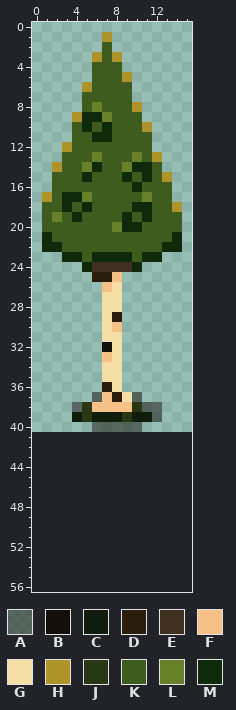
A pixel-art sprite gets an edit: Assets/Art/Sprites/Nature/Plants/Trees/tree_baby_birch.png. This is how it looked before the edit.
The file is 16x41 pixels. The old version is drawn lined up with the new one, on the new canvas.
Palette (. is transparent): A #150f0a7d  B #150f0a  C #111d0b  D #2a1d0d  E #403022  F #f5c187  G #f5dda6  H #ad932a  J #2a3715  K #3d5c1e  L #69802a  M #0f290b
The result:
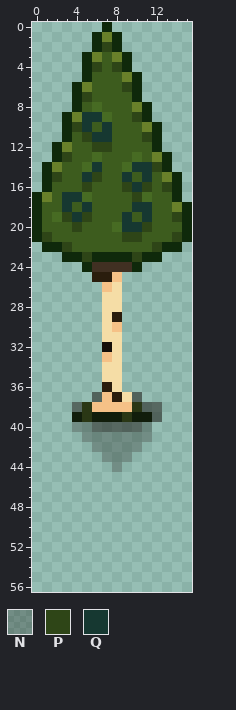
Colours new in this view: N #150f0a47  P #2e4517  Q #163831
Diff:
{"change": "canvas 16x41 -> 16x57"}
{"colour":"H","old":"#ad932a","new":"#69802a"}
{"colour":"L","old":"#69802a","new":"#476b23"}
{"y":0,"x":7,"old":".","new":"M"}
{"y":1,"x":6,"old":".","new":"M"}
{"y":1,"x":8,"old":".","new":"M"}
{"y":2,"x":6,"old":".K.","new":"MPM"}
{"y":3,"x":5,"old":".","new":"M"}
{"y":3,"x":9,"old":".","new":"M"}
{"y":4,"x":5,"old":".K","new":"MP"}
{"y":4,"x":8,"old":"K.","new":"PM"}
{"y":5,"x":5,"old":".","new":"M"}
{"y":5,"x":10,"old":".","new":"M"}
{"y":6,"x":4,"old":".","new":"M"}
{"y":6,"x":9,"old":"K.","new":"PM"}
{"y":7,"x":4,"old":".K","new":"MP"}
{"y":7,"x":10,"old":".","new":"M"}
{"y":8,"x":4,"old":".","new":"M"}
{"y":8,"x":11,"old":".","new":"M"}
{"y":9,"x":3,"old":".","new":"M"}
{"y":9,"x":5,"old":"MM","new":"QQ"}
{"y":9,"x":10,"old":"K.","new":"PM"}
{"y":10,"x":3,"old":".KM","new":"MPQ"}
{"y":10,"x":7,"old":"M","new":"Q"}
{"y":10,"x":12,"old":".","new":"M"}
{"y":11,"x":3,"old":".","new":"M"}
{"y":11,"x":5,"old":"KMM","new":"PQQ"}
{"y":11,"x":11,"old":"K.","new":"PM"}
{"y":12,"x":2,"old":".","new":"M"}
{"y":12,"x":6,"old":"KK","new":"PP"}
{"y":12,"x":12,"old":".","new":"M"}
{"y":13,"x":2,"old":".K","new":"MP"}
{"y":13,"x":13,"old":".","new":"M"}
{"y":14,"x":1,"old":".","new":"M"}
{"y":14,"x":6,"old":"M","new":"Q"}
{"y":14,"x":10,"old":"MMK.","new":"QQPM"}
{"y":15,"x":1,"old":".K","new":"MP"}
{"y":15,"x":5,"old":"MK","new":"QP"}
{"y":15,"x":9,"old":"M","new":"Q"}
{"y":15,"x":11,"old":"M","new":"Q"}
{"y":15,"x":14,"old":".","new":"M"}
{"y":16,"x":1,"old":".","new":"M"}
{"y":16,"x":5,"old":"K","new":"P"}
{"y":16,"x":9,"old":"KMK","new":"PQP"}
{"y":16,"x":13,"old":"K.","new":"PM"}
{"y":17,"x":0,"old":".","new":"M"}
{"y":17,"x":3,"old":"MM","new":"QQ"}
{"y":17,"x":10,"old":"K","new":"P"}
{"y":17,"x":14,"old":".","new":"M"}
{"y":18,"x":0,"old":".","new":"M"}
{"y":18,"x":3,"old":"M","new":"Q"}
{"y":18,"x":5,"old":"M","new":"Q"}
{"y":18,"x":10,"old":"MM","new":"QQ"}
{"y":18,"x":15,"old":".","new":"M"}
{"y":19,"x":0,"old":".","new":"M"}
{"y":19,"x":3,"old":"KMK","new":"PQP"}
{"y":19,"x":9,"old":"M","new":"Q"}
{"y":19,"x":11,"old":"M","new":"Q"}
{"y":19,"x":14,"old":"K.","new":"PM"}
{"y":20,"x":0,"old":".","new":"M"}
{"y":20,"x":4,"old":"K","new":"P"}
{"y":20,"x":9,"old":"MMK","new":"QQP"}
{"y":20,"x":15,"old":".","new":"M"}
{"y":21,"x":0,"old":".M","new":"MP"}
{"y":21,"x":9,"old":"KK","new":"PP"}
{"y":21,"x":14,"old":"M.","new":"PM"}
{"y":22,"x":3,"old":"K","new":"P"}
{"y":22,"x":12,"old":"K","new":"P"}
{"y":23,"x":5,"old":"K","new":"P"}
{"y":23,"x":10,"old":"K","new":"P"}
{"y":40,"x":4,"old":"..","new":"NN"}
{"y":40,"x":11,"old":".","new":"N"}
{"y":41,"x":5,"old":".......","new":"NNNNNNN"}
{"y":42,"x":6,"old":".....","new":"NNNNN"}
{"y":43,"x":7,"old":"...","new":"NNN"}
{"y":44,"x":8,"old":".","new":"N"}
